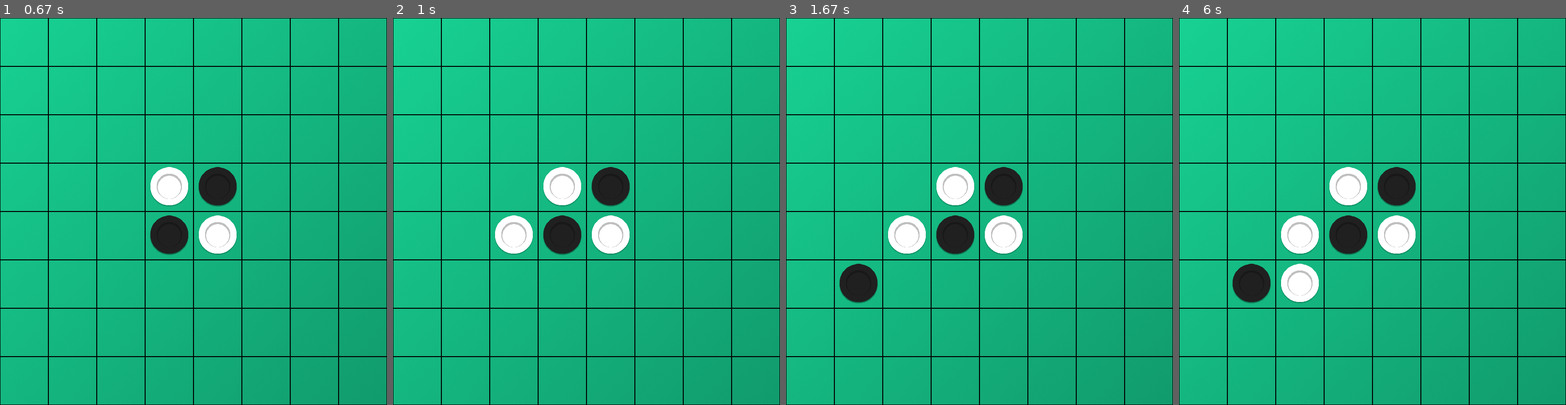
Above: before the commit, frames 1-4 (left to right).
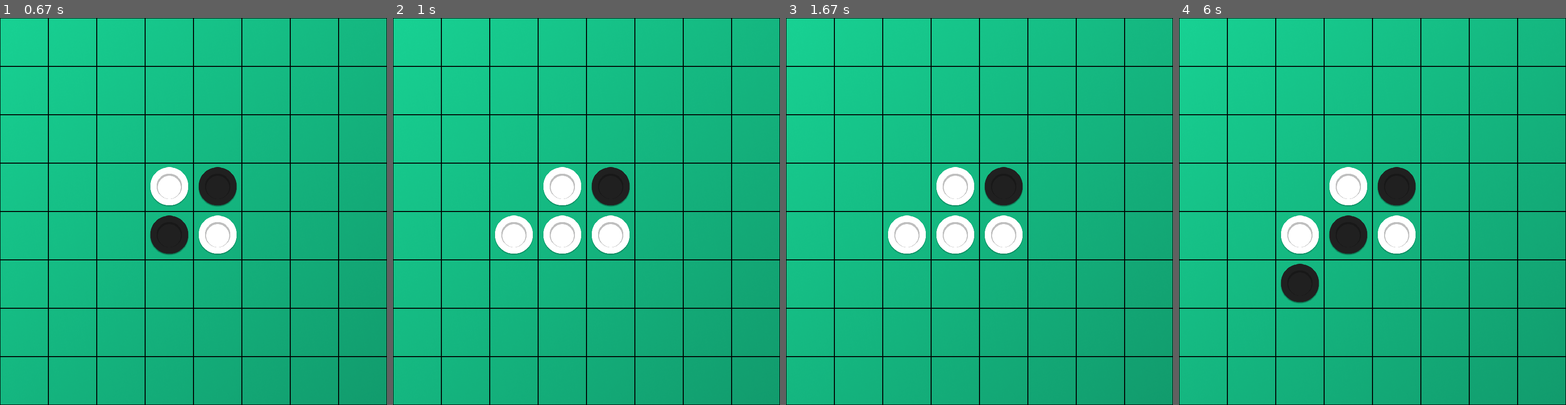
Above: after the commit, the same moments.

Repository: Vcarmelli/Othello-AI-Pygame
Game: pygame game, started from main.py
Two runs of this game, one before a commit and one after it. Both use one fixed random seed, a clock stepped at 60 frames per second and the inputs below.
Inputs (mouse positions are in pixels of both pictures, inside the frame that each line leads up to):
- Up to frame 1 (0.67 s): tap Enter at 0.33 s
- Up to frame 2 (1 s): click (493, 215) at 0.72 s
- Up to frame 3 (1.67 s): click (859, 304) at 1.05 s; click (1025, 246) at 1.38 s
- Up to frame 4 (6 s): click (1279, 281) at 5.72 s

Frame 1 is identical in both runs. In frame 2, 0.8% of the frame differs, in the area x 38-49%, y 51-62%; in frame 3, 1.6%; in frame 4, 1.6%, in the area x 13-37%, y 63-74%.

Commit message:
✨Valid moves

Diff:
--- a/states/othello.py
+++ b/states/othello.py
@@ -34,7 +34,65 @@
                     col = x // self.grid.CELL_SIZE
                     if self.is_valid_move(row, col):
                         self.drop_piece(row, col)
+                        self.flip_pieces(row, col)
                         self.switch_player()
+                        self.game_over = self.check_game_over()
+
+
+
+    def is_valid_move(self, row, col):
+        if not (0 <= row < 8 and 0 <= col < 8 and self.board[row][col] == 0):
+            return False
+        for dr in [-1, 0, 1]:
+            for dc in [-1, 0, 1]:
+                if dr == 0 and dc == 0:
+                    continue
+                if self.check_direction(row, col, dr, dc):
+                    return True
+
+    def drop_piece(self, row, col):
+        self.board[row][col] = self.current_player
+
+    def switch_player(self):
+        self.current_player *= -1
+
+    def flip_pieces(self, row, col):
+        for dr in [-1, 0, 1]:
+            for dc in [-1, 0, 1]:
+                if dr == 0 and dc == 0:
+                    continue
+                if self.check_direction(row, col, dr, dc):
+                    self.flip_direction(row, col, dr, dc)
+
+    def check_direction(self, row, col, dr, dc):
+        opponent = -self.current_player
+        r, c = row + dr, col + dc
+        if not (0 <= r < 8 and 0 <= c < 8) or self.board[r][c] != opponent:
+            return False
+
+        while 0 <= r < 8 and 0 <= c < 8:
+            if self.board[r][c] == 0:
+                return False
+            if self.board[r][c] == self.current_player:
+                return True
+            r += dr
+            c += dc
+        return False
+
+    def flip_direction(self, row, col, dr, dc):
+        opponent = -self.current_player
+        r, c = row + dr, col + dc
+        while self.board[r][c] == opponent:
+            self.board[r][c] = self.current_player
+            r += dr
+            c += dc
+
+    def check_game_over(self):
+        for row in range(8):
+            for col in range(8):
+                if self.board[row][col] == 0:
+                    return False
+        return True
 
     def update(self):
         pass
@@ -43,16 +101,6 @@
         self.display.fill((0, 128, 0))  # Green background
         self.grid.draw_board(self.board)
         pygame.display.flip()
-
-    def is_valid_move(self, row, col):
-        return 0 <= row < 8 and 0 <= col < 8 and self.board[row][col] == 0
-
-    def drop_piece(self, row, col):
-        self.board[row][col] = self.current_player
-
-    def switch_player(self):
-        self.current_player *= -1  # Switch player
-
 
 class Grid:
     def __init__(self, display):
